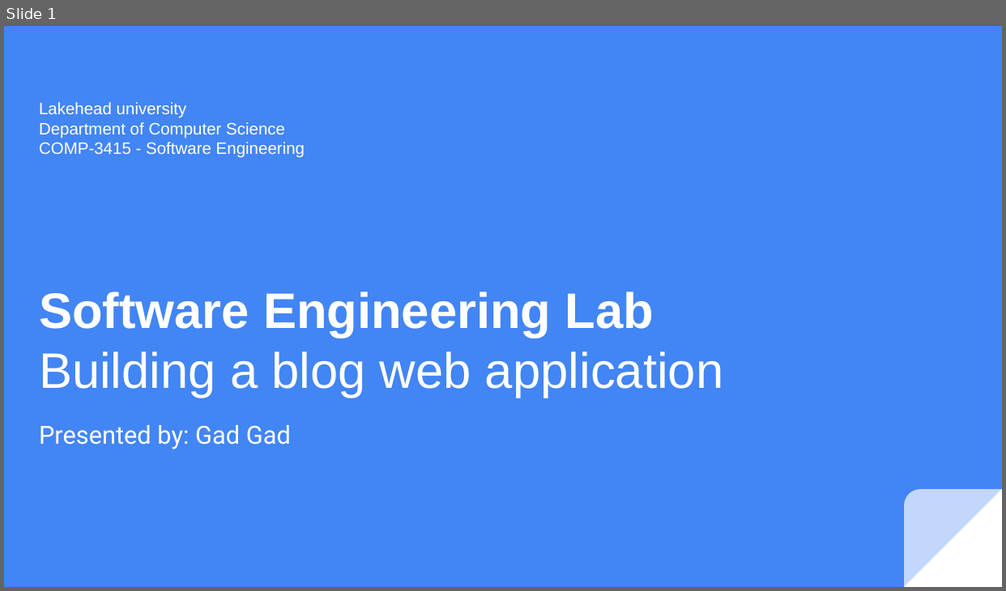
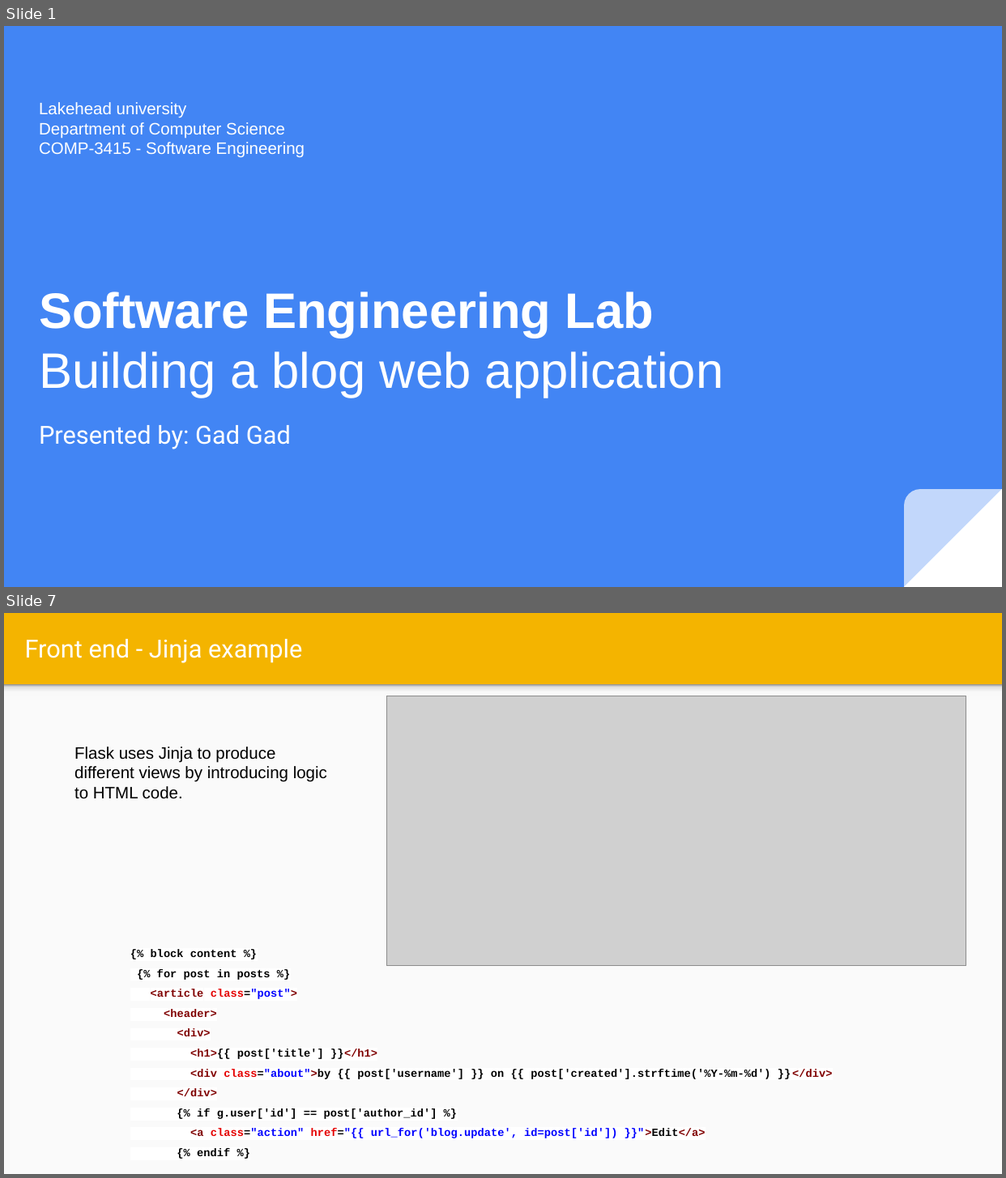
Before and after one commit to gadm21/Flask-Blog-application, a slide deck: Lab Flask blog web application.pptx. Shown one above the other, each under a label of ours: slide 1 before the commit, slides 1 and 7 after it; the slides between them are not shown. The pictures are 1006x591 and 1006x1178 pixels, drawn with LibreOffice and Linux fonts; fonts in the diff are those of the drawing; grey boxes stand for pictures. Boxes give left, top, right and bottom in pixels: in the first picture for what was removed or moved away, otherwise in the second. Text is boxed around its words. In the diff, an @@ line names an element or a change of style, - is before the commit and + after.

```diff
--- a/Lab Flask blog web application.pptx
+++ b/Lab Flask blog web application.pptx
@@ slide 7 added at [4,613,1002,1174], background #F4B400 @@
@@ title added at [25,639,302,663], 18 pt, text #FFFFFF @@
+Front end - Jinja example
@@ rectangle added at [4,685,1002,1174], fill #FAFAFA @@
@@ rectangle added at [4,685,1002,696], fill gradient #F9F9F9 to #DEDEDE to #999999 @@
@@ picture added at [386,696,966,966] @@
@@ text added at [74,747,327,799], 12 pt, text #000000 @@
+Flask uses Jinja to produce different views by introducing logic to HTML code.
@@ text added at [151,949,832,1157], 8 pt, text #000000, bold @@
+{% block content %}
+{% for post in posts %}
+<article class="post">
+<header>
+<div>
+<h1>{{ post['title'] }}</h1>
+<div class="about">by {{ post['username'] }} on {{ post['created'].strftime('%Y-%m-%d') }}</div>
+</div>
+{% if g.user['id'] == post['author_id'] %}
+<a class="action" href="{{ url_for('blog.update', id=post['id']) }}">Edit</a>
+{% endif %}
```
Also in this commit, not shown: 7 slides changed, 3 other slides added, 1 slide removed.
